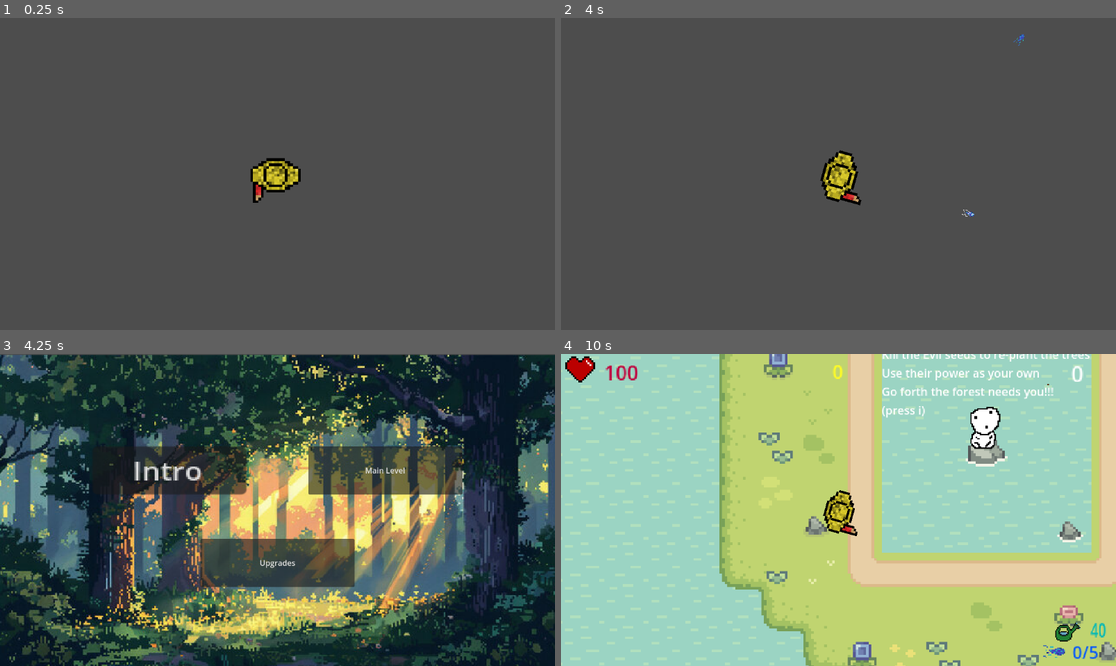
Above: before the commit, frames 1-4 (two rows, left to right).
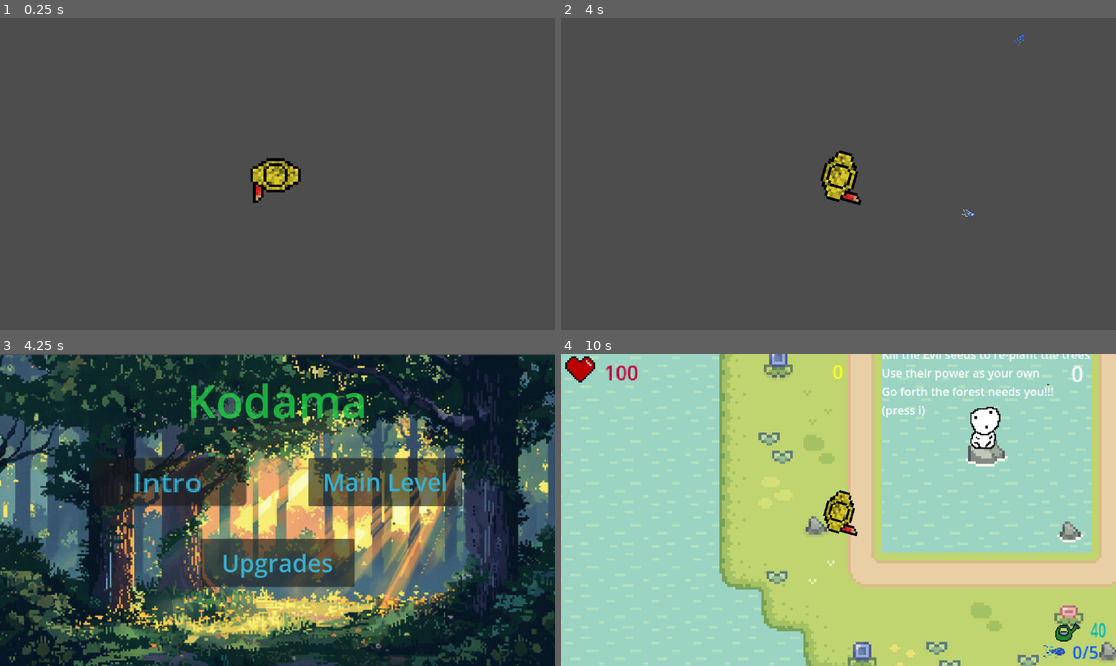
Above: after the commit, the same moments.

Repository: TheWhiteWolf0/Shooter-Game
Game: Godot game, scene res://Scenes/Player.tscn
Same seed, same stepped clock (60 frames per second), same inputs: the game is played once before the commit and once after it.
Inputs (mouse positions are in pixels of both pictures, inside the frame that each line leads up to):
- Up to frame 1 (0.25 s): no input
- Up to frame 2 (4 s): move the mouse to (960, 158) at 0.52 s; hold D (Right) 0.53-1.28 s; click (960, 158) at 0.6 s; move the mouse to (727, 189) at 1.27 s; hold S (Down) 1.28-2.03 s; click (727, 189) at 1.35 s; tap Enter at 2 s; move the mouse to (894, 105) at 2.02 s; hold D (Right) 2.03-2.78 s; click (894, 105) at 2.1 s; move the mouse to (810, 236) at 2.77 s; hold W (Up) 2.78-3.53 s; click (810, 236) at 2.85 s; move the mouse to (1005, 220) at 3.52 s; hold A (Left) from 3.53 s (still down); click (1005, 220) at 3.6 s
- Up to frame 3 (4.25 s): keep holding A (Left); tap I (Inventory) at 4.15 s
- Up to frame 4 (10 s): move the mouse to (672, 463) at 4.27 s; click (672, 463) at 4.35 s; move the mouse to (866, 510) at 5.02 s; release A (Left) at 5.03 s; hold S (Down) 5.03-5.78 s; click (866, 510) at 5.1 s; move the mouse to (755, 432) at 5.77 s; hold D (Right) 5.78-6.53 s; click (755, 432) at 5.85 s; move the mouse to (960, 494) at 6.52 s; hold W (Up) 6.53-7.28 s; click (960, 494) at 6.6 s; move the mouse to (727, 525) at 7.27 s; hold D (Right) 7.28-8.03 s; click (727, 525) at 7.35 s; move the mouse to (894, 441) at 8.02 s; hold S (Down) 8.03-8.78 s; click (894, 441) at 8.1 s; move the mouse to (810, 572) at 8.77 s; hold A (Left) 8.78-9.53 s; click (810, 572) at 8.85 s; move the mouse to (1005, 556) at 9.52 s; hold W (Up) from 9.53 s (still down); click (1005, 556) at 9.6 s

Frames 1-2 are identical in both runs. In frame 3, 6.5% of the frame differs, in the area x 21-84%, y 9-72%; in frame 4, less than 0.1%.

Commit message:
Style-ing

Diff:
--- /dev/null
+++ b/shootergame/Audio/default_bus_layout.tres
@@ -0,0 +1,4 @@
+[gd_resource type="AudioBusLayout" format=3 uid="uid://bgonllce7a0l5"]
+
+[resource]
+bus/0/volume_db = -7.63485
--- a/shootergame/Scenes/Player.tscn
+++ b/shootergame/Scenes/Player.tscn
@@ -67,10 +67,12 @@
 [node name="AudioStreamPlayer2D" type="AudioStreamPlayer2D" parent="."]
 stream = ExtResource("3_gntrk")
 volume_db = -2.5
+bus = &"Gun"
 
 [node name="AudioStreamPlayer2D2" type="AudioStreamPlayer2D" parent="."]
 stream = ExtResource("4_dewec")
 volume_db = -2.5
+bus = &"Gun"
 
 [connection signal="area_entered" from="HitBox" to="." method="_on_hit_box_area_entered"]
 [connection signal="timeout" from="ReloadDelay" to="." method="_on_timer_timeout"]
--- a/shootergame/Scenes/enemy(chase).tscn
+++ b/shootergame/Scenes/enemy(chase).tscn
@@ -1,7 +1,8 @@
-[gd_scene load_steps=10 format=3 uid="uid://1culhx83bl5l"]
+[gd_scene load_steps=11 format=3 uid="uid://1culhx83bl5l"]
 
 [ext_resource type="Script" uid="uid://coo5demru8hfy" path="res://Scripts/Enemy(Chase).gd" id="1_d570n"]
 [ext_resource type="Texture2D" uid="uid://d3ue64ipi726e" path="res://Sprite Frames/New Piskel (3).png" id="2_d570n"]
+[ext_resource type="AudioStream" uid="uid://b8v47n2qgquta" path="res://Audio/enemyhit.wav" id="3_5476s"]
 
 [sub_resource type="CircleShape2D" id="CircleShape2D_5476s"]
 radius = 56.0647
@@ -73,5 +74,8 @@
 wait_time = 10.0
 autostart = true
 
+[node name="AudioStreamPlayer2D" type="AudioStreamPlayer2D" parent="."]
+stream = ExtResource("3_5476s")
+
 [connection signal="area_entered" from="Area2D" to="." method="_on_area_2d_area_entered"]
 [connection signal="timeout" from="SpeedIncrease" to="." method="_on_speed_increase_timeout"]
--- a/shootergame/Scenes/enemy(multi_hit).tscn
+++ b/shootergame/Scenes/enemy(multi_hit).tscn
@@ -1,7 +1,8 @@
-[gd_scene load_steps=10 format=3 uid="uid://cwfkd43n5erxt"]
+[gd_scene load_steps=11 format=3 uid="uid://cwfkd43n5erxt"]
 
 [ext_resource type="Script" uid="uid://bchsehxah1bvh" path="res://Scripts/enemy(multi_hit).gd" id="1_ntxh7"]
 [ext_resource type="Texture2D" uid="uid://d3ue64ipi726e" path="res://Sprite Frames/New Piskel (3).png" id="2_ntxh7"]
+[ext_resource type="AudioStream" uid="uid://b8v47n2qgquta" path="res://Audio/enemyhit.wav" id="3_lj3yn"]
 
 [sub_resource type="AtlasTexture" id="AtlasTexture_lj3yn"]
 atlas = ExtResource("2_ntxh7")
@@ -75,5 +76,8 @@
 wait_time = 7.0
 autostart = true
 
+[node name="AudioStreamPlayer2D" type="AudioStreamPlayer2D" parent="."]
+stream = ExtResource("3_lj3yn")
+
 [connection signal="area_entered" from="Area2D" to="." method="_on_area_2d_area_entered"]
 [connection signal="timeout" from="Health + Speed Increase" to="." method="_on_health__speed_increase_timeout"]
--- a/shootergame/Scenes/level_select.tscn
+++ b/shootergame/Scenes/level_select.tscn
@@ -20,18 +20,22 @@
 [node name="Level1" type="Button" parent="."]
 layout_mode = 0
 offset_left = 192.0
-offset_top = 192.0
+offset_top = 216.0
 offset_right = 276.0
-offset_bottom = 223.0
+offset_bottom = 247.0
 scale = Vector2(3.80427, 3.21455)
+theme_override_colors/font_color = Color(0.219608, 0.682353, 0.815686, 1)
+theme_override_font_sizes/font_size = 0
 text = "Intro"
 
 [node name="Level2" type="Button" parent="."]
 layout_mode = 0
 offset_left = 640.0
-offset_top = 192.0
+offset_top = 216.0
 offset_right = 960.0
-offset_bottom = 292.0
+offset_bottom = 316.0
+theme_override_colors/font_color = Color(0.219608, 0.682353, 0.815686, 1)
+theme_override_font_sizes/font_size = 50
 text = "Main Level"
 
 [node name="Upgrades" type="Button" parent="."]
@@ -40,7 +44,21 @@
 offset_top = 384.0
 offset_right = 736.0
 offset_bottom = 484.0
+theme_override_colors/font_color = Color(0.219608, 0.682353, 0.815686, 1)
+theme_override_font_sizes/font_size = 50
 text = "Upgrades"
+
+[node name="Label" type="Label" parent="."]
+layout_mode = 0
+offset_left = 320.0
+offset_top = 32.0
+offset_right = 832.0
+offset_bottom = 127.0
+theme_override_colors/font_color = Color(0.121569, 0.807843, 0.278431, 0.807843)
+theme_override_font_sizes/font_size = 94
+text = "Kodama"
+horizontal_alignment = 1
+vertical_alignment = 1
 
 [connection signal="pressed" from="Level1" to="." method="_on_level_1_pressed"]
 [connection signal="pressed" from="Level2" to="." method="_on_level_2_pressed"]
--- a/shootergame/Scripts/Enemy(Chase).gd
+++ b/shootergame/Scripts/Enemy(Chase).gd
@@ -35,10 +35,10 @@
 	move_and_slide()
 
 func _on_area_2d_area_entered(area: Area2D) -> void:
+	$AudioStreamPlayer2D.play()
 	print("Hmmm")
 	GlobalVariables.Currency = GlobalVariables.Currency + 1
 	GlobalVariables.player_Score = GlobalVariables.player_Score + 1
-
 	var tree_instance = tree_death.instantiate()
 	tree_instance.global_position = $Area2D.global_position
 	get_tree().get_root().call_deferred("add_child", tree_instance)
--- a/shootergame/Scripts/enemy(multi_hit).gd
+++ b/shootergame/Scripts/enemy(multi_hit).gd
@@ -41,11 +41,13 @@
 
 func _on_area_2d_area_entered(area: Area2D) -> void:
 	print("enemy hit")
+	#$AudioStreamPlayer2D.play()
 	enemy_health = enemy_health - GlobalVariables.player_Damage
 	pass # Replace with function body.
 
 func enemydeath():
 	if enemy_health <= 0:
+		#$AudioStreamPlayer2D.play()
 		GlobalVariables.Currency = GlobalVariables.Currency + 5
 		GlobalVariables.player_Score = GlobalVariables.player_Score + 3
 		GlobalVariables.reserve_ammo = GlobalVariables.reserve_ammo + 5
--- /dev/null
+++ b/shootergame/default_bus_layout.tres
@@ -0,0 +1,16 @@
+[gd_resource type="AudioBusLayout" format=3 uid="uid://tpd6jvwmsd63"]
+
+[resource]
+bus/0/volume_db = 1.06049
+bus/1/name = &"BackGround"
+bus/1/solo = false
+bus/1/mute = false
+bus/1/bypass_fx = false
+bus/1/volume_db = 6.02
+bus/1/send = &"Master"
+bus/2/name = &"Gun"
+bus/2/solo = false
+bus/2/mute = false
+bus/2/bypass_fx = false
+bus/2/volume_db = -7.27252
+bus/2/send = &"Master"
--- a/shootergame/project.godot
+++ b/shootergame/project.godot
@@ -14,6 +14,10 @@
 run/main_scene="uid://d2noon1vftiyp"
 config/features=PackedStringArray("4.4", "Forward Plus")
 config/icon="res://Sprite Frames/icon.svg"
+
+[audio]
+
+buses/default_bus_layout="res://Audio/default_bus_layout.tres"
 
 [autoload]
 
Not shown, added: shootergame/Audio/enemyhit.wav.import
Not shown, added: shootergame/Audio/happy-relaxing-loop-275536.mp3.import
Not shown, changed: shootergame/Scenes/lvl2.tscn
Not shown, added: shootergame/Sprout Lands - Sprites - Basic pack/read_me.txt.uid
Not shown, added: shootergame/Audio/enemyhit.wav
Not shown, added: shootergame/Audio/happy-relaxing-loop-275536.mp3
